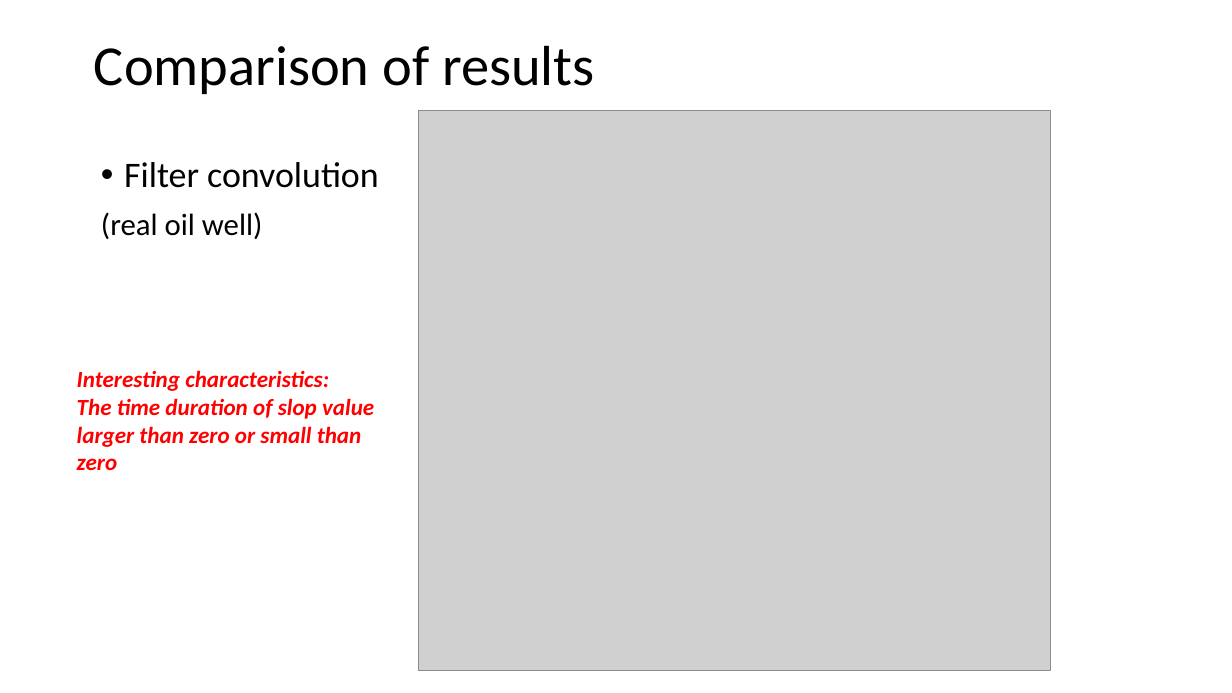
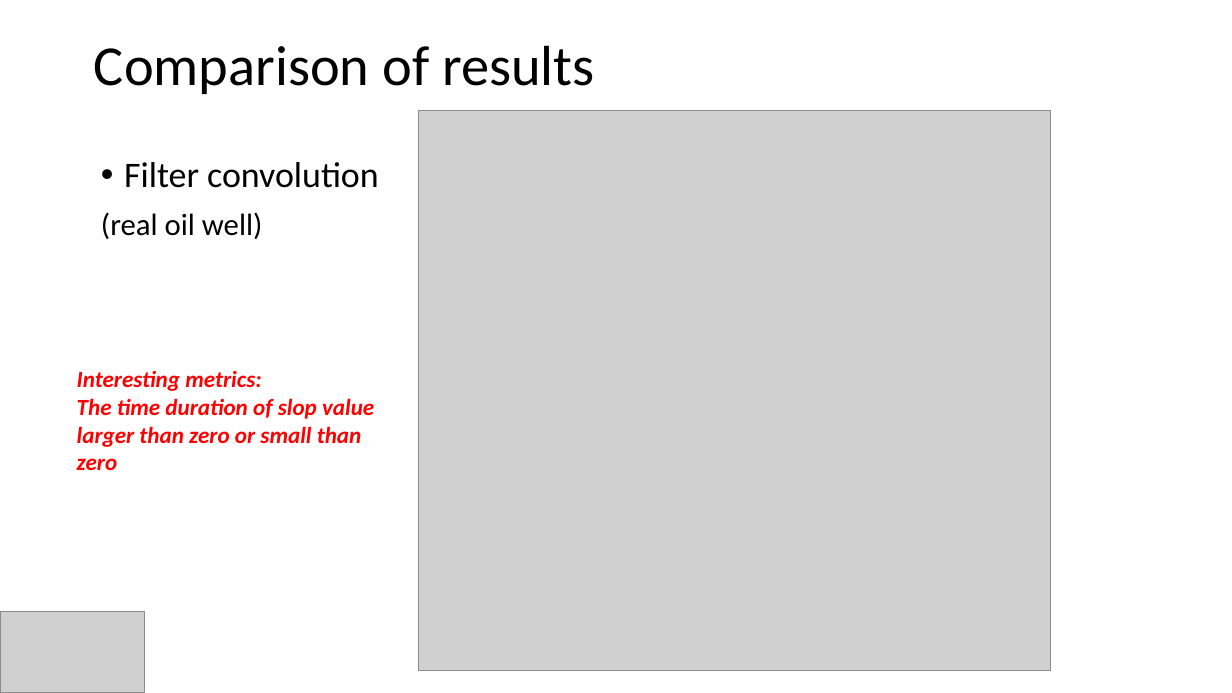
Before and after one commit to juneciel510/transient_identification, a slide deck: slide 31 of Transient_identification_LejunChen.pptx. Drawn at 1232x693 pixels with LibreOffice and Linux fonts; fonts in the diff are those of the drawing; grey boxes stand for pictures. Boxes give left, top, right and bottom in pixels: in the first picture for what was removed or moved away, otherwise in the second. Text is boxed around its words. In the diff, an @@ line names an element or a change of style, - is before the commit and + after.

```diff
--- a/Transient_identification_LejunChen.pptx
+++ b/Transient_identification_LejunChen.pptx
@@ text at box(77, 370, 261, 391): text changed @@
-Interesting characteristics:
+Interesting metrics:
@@ picture added at box(0, 612, 144, 693) @@
```
Also in this commit, not shown: 14 other slides changed, 4 slides added, 5 other files.
